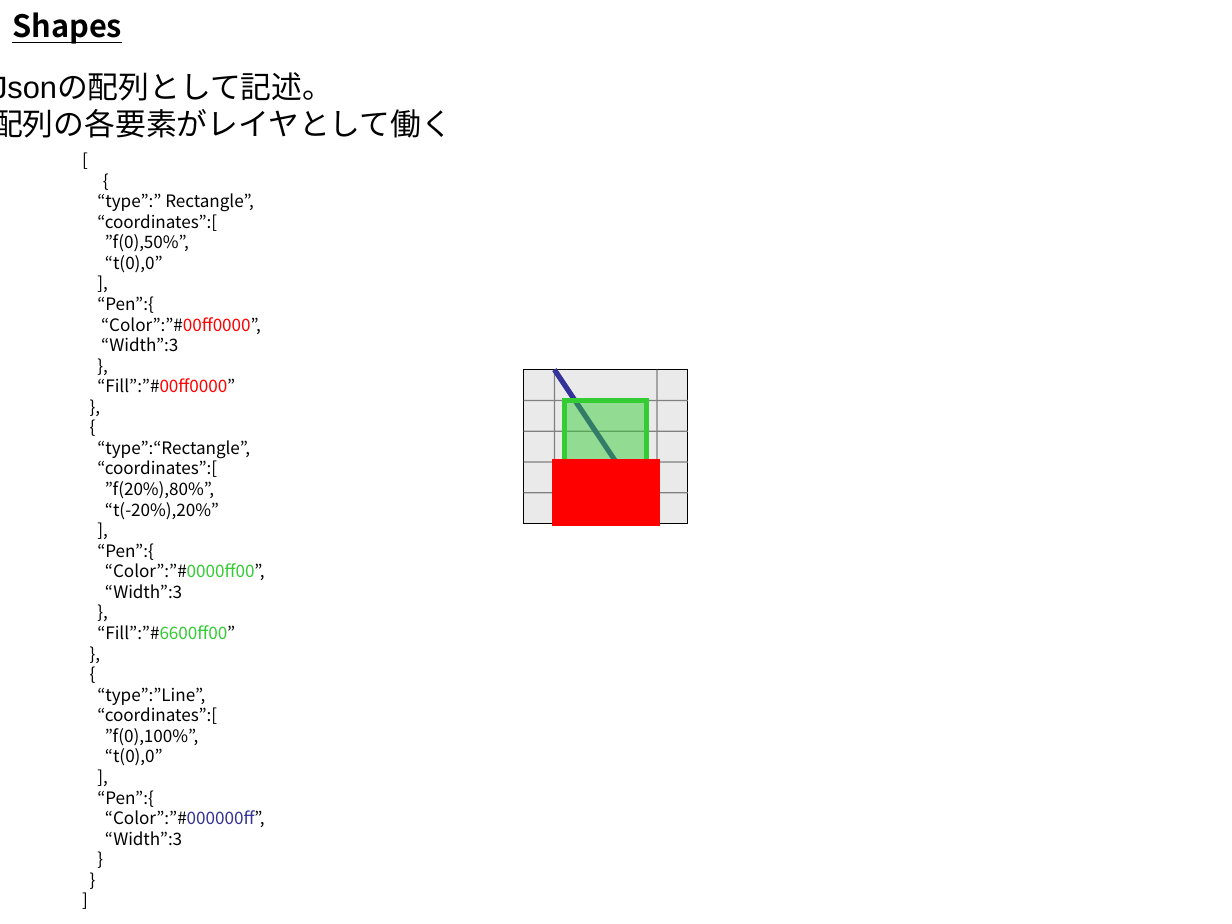
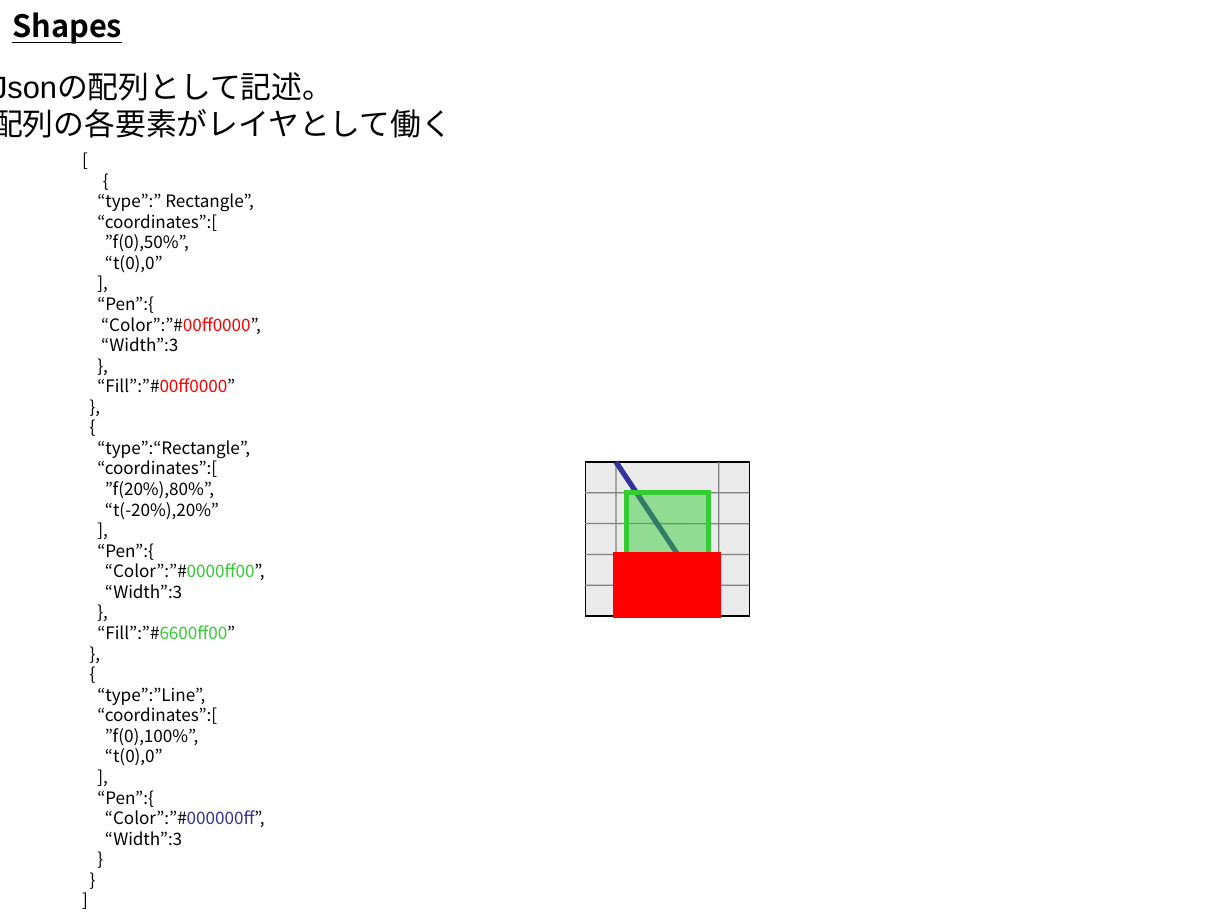
Before and after one commit to YixiaoLi/tlv4mc, a slide deck: slide 4 of TLV/doc/設計/可視化ルール構想.ppt. Drawn at 1232x924 pixels with LibreOffice and Linux fonts; fonts in the diff are those of the drawing. Boxes give left, top, right and bottom in pixels: in the first picture for what was removed or moved away, otherwise in the second. Text is boxed around its words. In the diff, an @@ line names an element or a change of style, - is before the commit and + after.

```diff
--- a/TLV/doc/設計/可視化ルール構想.ppt
+++ b/TLV/doc/設計/可視化ルール構想.ppt
@@ 2 lines, 1 rectangle: place and size @@
-2 lines, 1 rectangle at box(524, 400, 687, 493)
+2 lines, 1 rectangle at box(585, 493, 749, 585)
@@ 5 lines, 2 rectangles: place and size @@
-5 lines, 2 rectangles at box(524, 370, 687, 524)
+5 lines, 2 rectangles at box(585, 462, 749, 616)
```
Also in this commit, not shown: 1 other slide changed, 1 other file.
